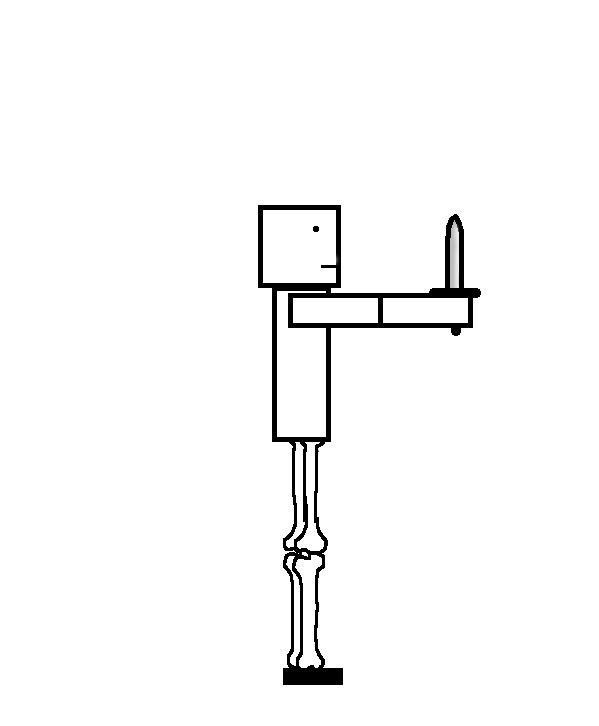
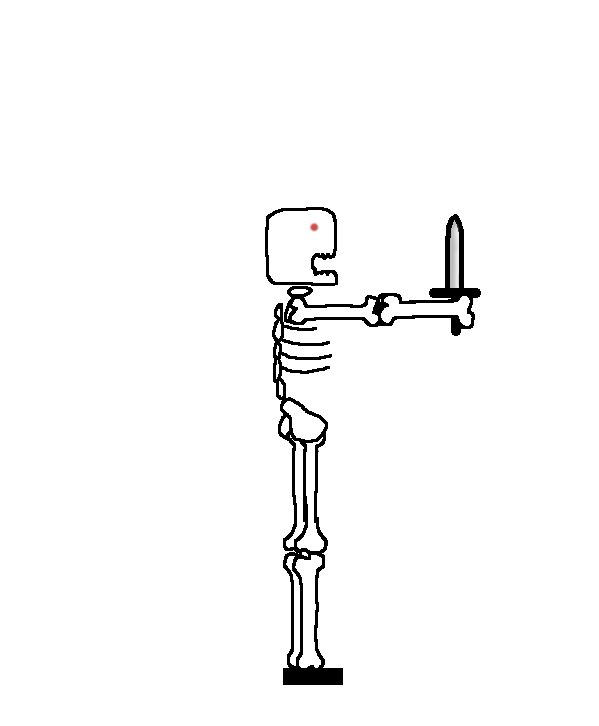
Revision of a layered 599px x 726px image; what changed, layer by layer:
painted on "ArmLowR_SK" over [378, 293, 475, 329]
painted on "ArmUpR_SK" over [288, 293, 383, 328]
added layer "Torso_SK" above "Torso_SK Copy" over [272, 286, 332, 443]
renamed "Torso_SK" to "Torso_SK Copy", hid it, painted on it over [272, 286, 331, 442]
painted on "Head_SK" over [258, 205, 341, 288]
renamed "ArmUpL_SK" to "ArmLowL_SK", moved it above "ArmUpL_SK", painted on it over [374, 293, 471, 329]
renamed "ArmLowL_SK" to "ArmUpL_SK", painted on it over [286, 293, 382, 328]
